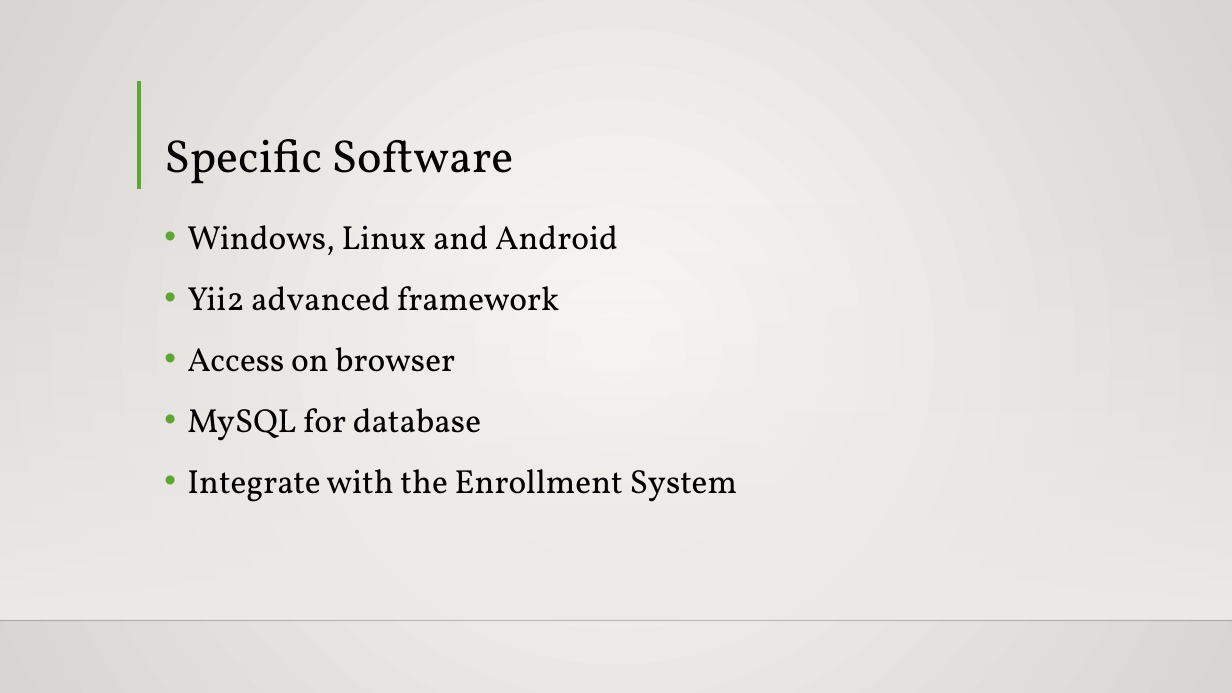
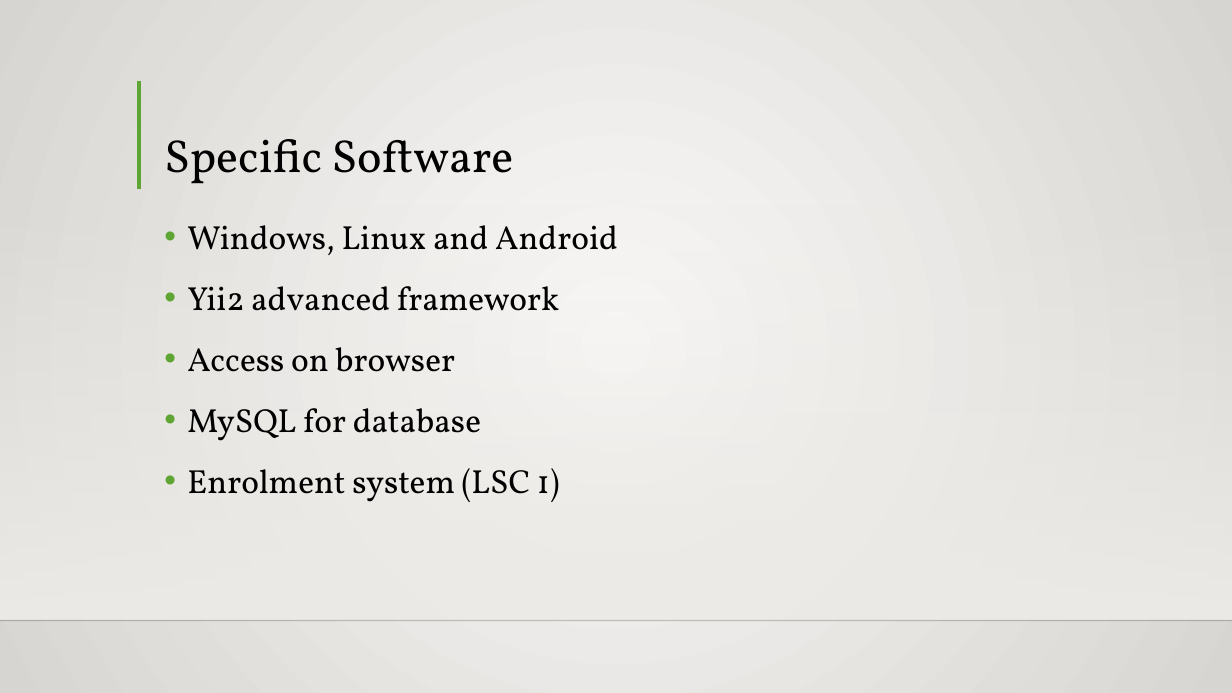
Before and after one commit to seans888/Project---LSC-2, a slide deck: slide 11 of Documentation/MCSPROJ/LSC-LMS PPT.pptx. Drawn at 1232x693 pixels with LibreOffice and Linux fonts; fonts in the diff are those of the drawing; background and template pictures are left out. Boxes give left, top, right and bottom in pixels: in the first picture for what was removed or moved away, otherwise in the second. Text is boxed around its words. In the diff, an @@ line names an element or a change of style, - is before the commit and + after.

Commit message:
updated final ppt

```diff
--- a/Documentation/MCSPROJ/LSC-LMS PPT.pptx
+++ b/Documentation/MCSPROJ/LSC-LMS PPT.pptx
@@ text at (187,468,560,502): text changed @@
-• Integrate with the Enrollment System
+• Enrolment system (LSC 1)
```
Also in this commit, not shown: 1 other slide changed, 3 slides removed.
